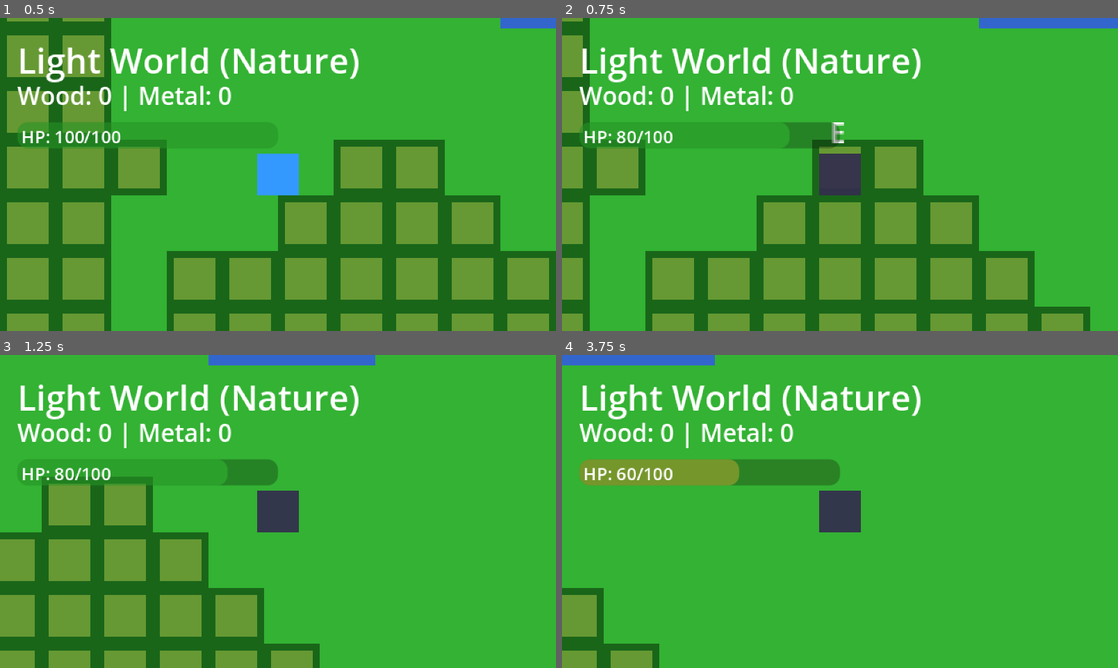
Above: before the commit, frames 1-4 (two rows, left to right).
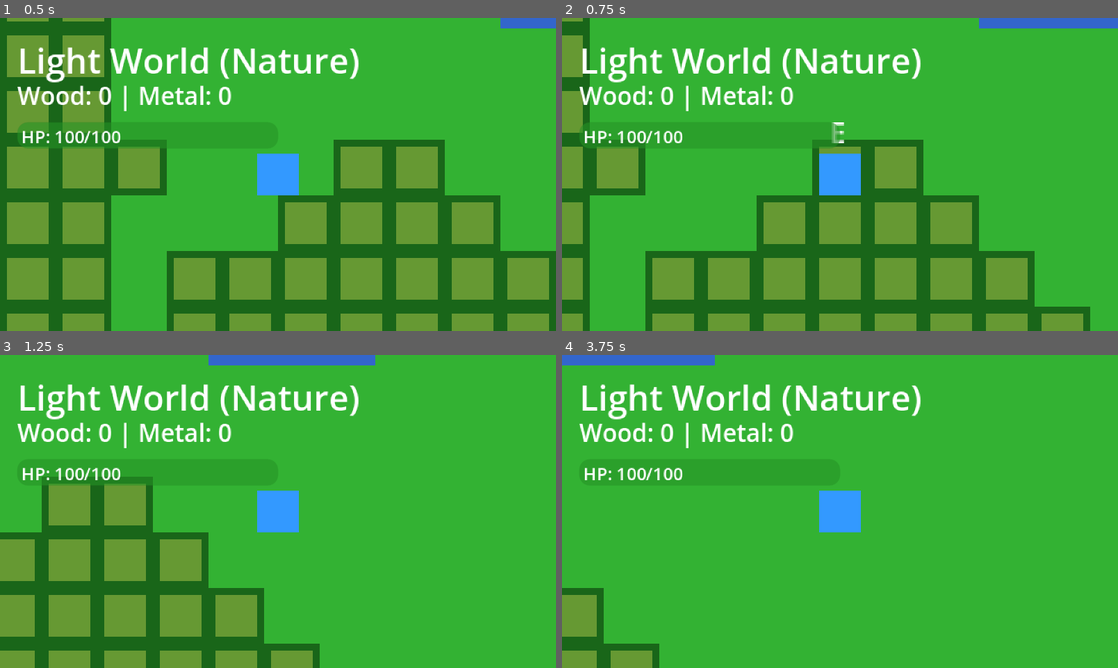
Above: after the commit, the same moments.

Repository: JeromeDuboisPro/Miroirs
Game: Godot game, scene res://scenes/main.tscn
The game is run twice, just before and just after one commit, with the same random seed, the same clock (stepped at 60 frames per second) and the same inputs.
Inputs (mouse positions are in pixels of both pictures, inside the frame that each line leads up to):
- Up to frame 1 (0.5 s): no input
- Up to frame 2 (0.75 s): tap Enter at 0.5 s; move the mouse to (962, 158) at 0.52 s; hold D (move_right) from 0.53 s (still down); tap E (interact) at 0.6 s; click (962, 158) at 0.67 s
- Up to frame 3 (1.25 s): keep holding D (move_right); tap Space (ui_select) at 0.77 s
- Up to frame 4 (3.75 s): release D (move_right) at 1.25 s; drag from (728, 527) to (573, 561) at 1.27 s; tap Space (ui_select) at 2 s; move the mouse to (895, 442) at 2.02 s; hold D (move_right) 2.03-2.75 s; tap E (interact) at 2.1, 3.6 s; drag from (812, 574) to (673, 464) at 2.77 s; tap Enter at 3.5 s; move the mouse to (1006, 558) at 3.52 s; hold A (move_left) from 3.53 s (still down)

Frame 1 is identical in both runs. In frame 2, 1.9% of the frame differs, in the area x 9-54%, y 33-57%; in frame 3, 1.9%; in frame 4, 4.7%, in the area x 3-54%, y 33-57%.

Commit message:
Fix T key debug control using physical keycode
Changed from non-existent ui_text_completion_replace action to
physical keycode 84 (T key) for damage testing.

🎮 Generated with Claude Code

Co-Authored-By: Claude <noreply@anthropic.com>

Diff:
--- a/godot/scripts/player/player.gd
+++ b/godot/scripts/player/player.gd
@@ -71,6 +71,7 @@
 
 # DEBUG: Test damage system (press T to take 20 damage)
 func _input(event):
-	if event.is_action_pressed("ui_text_completion_replace"):  # T key
-		take_damage(20)
-		print("DEBUG: Took 20 damage")
+	if event is InputEventKey and event.pressed and not event.echo:
+		if event.physical_keycode == 84:  # T key (physical keycode)
+			take_damage(20)
+			print("DEBUG: Took 20 damage")
Not shown, added: godot/scripts/combat/combat_manager.gd.uid
Not shown, added: godot/scripts/combat/health_component.gd.uid
